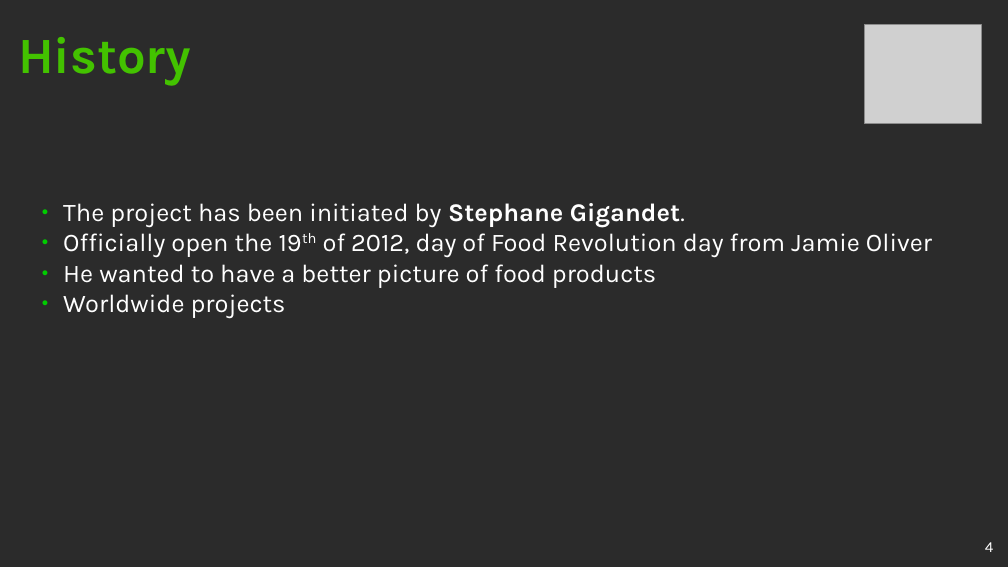
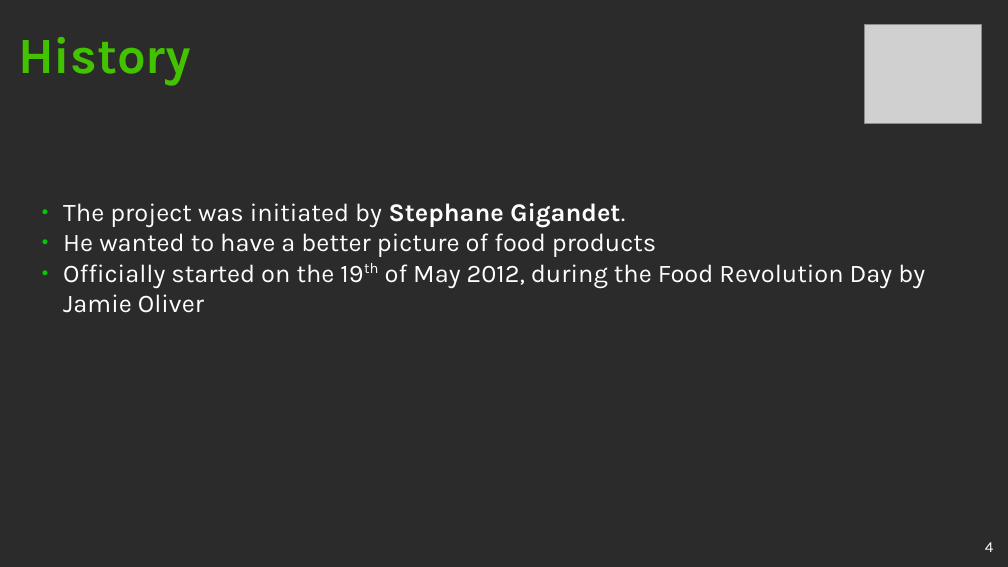
Before and after one commit to dabrain34/DabrainDocs, a slide deck: slide 4 of Presentation/OpenFoodFacts/openfoodfacts.odp. Drawn at 1008x567 pixels with LibreOffice and Linux fonts; fonts in the diff are those of the drawing; grey boxes stand for pictures; background and template pictures are left out; a plain dark background stands for a picture behind light text. Boxes give left, top, right and bottom in pixels: in the first picture for what was removed or moved away, otherwise in the second. Text is boxed around its words. In the diff, an @@ line names an element or a change of style, - is before the commit and + after.

```diff
--- a/Presentation/OpenFoodFacts/openfoodfacts.odp
+++ b/Presentation/OpenFoodFacts/openfoodfacts.odp
@@ text at (x1=63, y1=203, x2=625, y2=227): text changed @@
-● The project has been initiated by Stephane Gigandet.
-● Officially open the 19th of 2012, day of Food Revolution day from Jamie Oliver
+● The project was initiated by Stephane Gigandet.
@@ text at (x1=63, y1=264, x2=925, y2=313): text changed @@
-● Worldwide projects
+● Officially started on the 19th of May 2012, during the Food Revolution Day by Jamie Oliver
```
Also in this commit, not shown: 13 other slides changed, 3 slides added, 1 slide removed.
